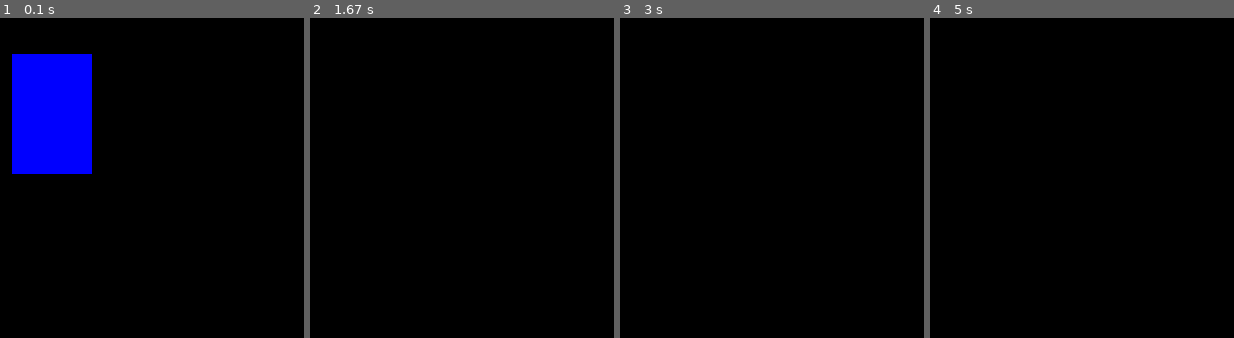
Above: before the commit, frames 1-4 (left to right).
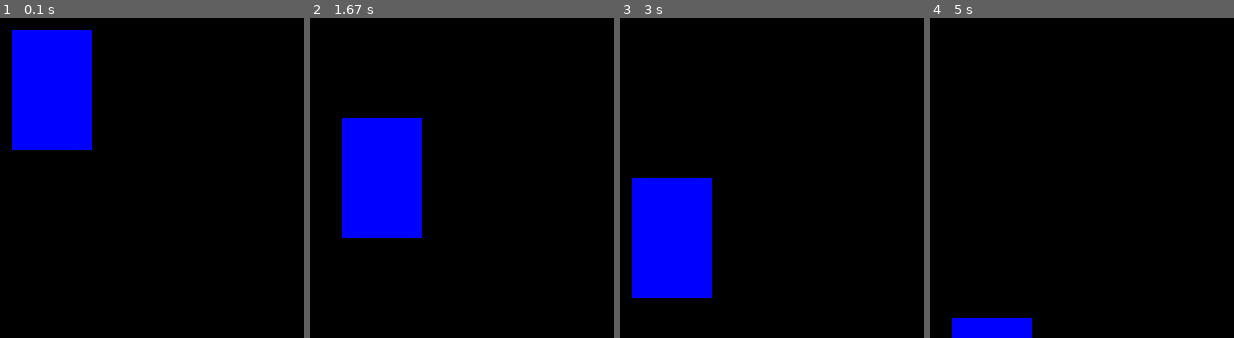
Above: after the commit, the same moments.

Repository: RogiVerakot/platformer-on-pygame
Game: pygame game, started from main.py
Two runs of this game, one before a commit and one after it. Both use one fixed random seed, a clock stepped at 60 frames per second and the inputs below.
Inputs:
- Up to frame 1 (0.1 s): no input
- Up to frame 2 (1.67 s): hold Right 0.33-0.8 s; hold Up 0.83-1.13 s; hold Right 1.17-1.63 s
- Up to frame 3 (3 s): hold Left 1.67-2.2 s; hold Left 2.23-2.63 s; hold Up from 2.67 s (still down)
- Up to frame 4 (5 s): release Up at 3.03 s; hold Right 3.07-3.7 s; hold Left 3.73-4.2 s; hold Right 4.23-4.7 s; hold Up from 4.73 s (still down)

The runs differ from the first frame. In frame 1, 3.9% of the frame differs, in the area x 3-31%, y 3-49%; in frame 2, 9.9%, in the area x 10-37%, y 31-69%; in frame 3, 9.9%; in frame 4, 1.6%.

Commit message:
I update a jump

Diff:
--- a/main.py
+++ b/main.py
@@ -1,24 +1,34 @@
 import pygame
-from player import Player
+from player import *
 
 pygame.init()
-screen = pygame.display.set_mode((800, 600))
+W = 800
+H = 600
+screen = pygame.display.set_mode((W, H))
 clock = pygame.time.Clock()
 
 player = Player()
-all_sprites = pygame.sprite.Group(player)
+# all_sprites = pygame.sprite.Group(player)
 
 running = True
 while running:
     for event in pygame.event.get():
+        keys = pygame.key.get_pressed()
         if event.type == pygame.QUIT:
             running = False
-
-    player.rect.y += 3
-    all_sprites.update()
+        if keys[pygame.K_LEFT]:
+            player.speed_x = -5
+        if keys[pygame.K_RIGHT]:
+            player.speed_x = 5
+        player.rect.x += player.speed_x
+        if keys[pygame.K_UP]:
+            player.rect.y -= 50
+    # all_sprites.update()
+    player.update()
 
     screen.fill("black")
-    all_sprites.draw(screen)
+    # all_sprites.draw(screen)
+    screen.blit(player.image, player.rect)
     pygame.display.flip()
     clock.tick(60)
 
--- a/player.py
+++ b/player.py
@@ -8,16 +8,13 @@
         self.rect = self.image.get_rect(midbottom=(100, 500))
         self.speed_x = 0
 
+
+
     def update(self):
-        keys = pygame.key.get_pressed()
         self.speed_x = 0
-        self.speed_y = 0
-        if keys[pygame.K_LEFT]:
-            self.speed_x = -5
-        if keys[pygame.K_RIGHT]:
-            self.speed_x = 5
-        self.rect.x += self.speed_x
-        if keys[pygame.K_UP]:
-            self.speed_y = -5
-            return
-        self.rect.y += self.speed_y
+        self.velocity = 0
+        self.gravity = 1
+        self.velocity += self.gravity
+        self.rect.y += self.velocity
+    def jump(self):
+        self.velocity = -5
